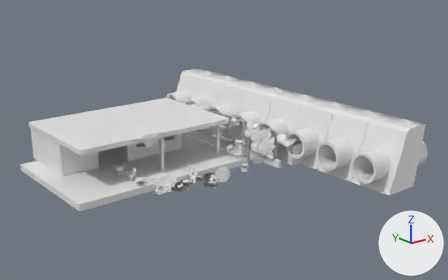
One commit to the FBX model DeferredStudy/Assets/Resources/Demo/7kuaiTest/ArtRes/ArtRes.fbx: the scene before it, then after it.
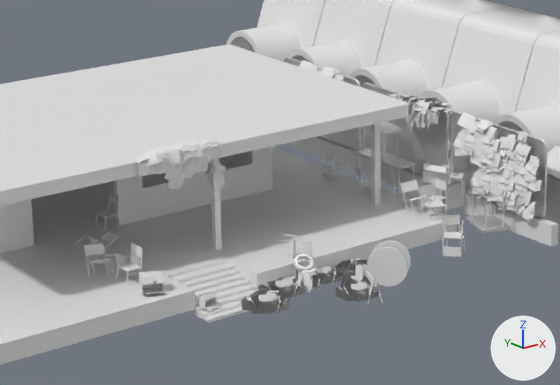
Each version is shown whole from a 50 mm lens placed at (-27.2, -73.2, 25.7), pointed at (19.3, -15.2, 2.5), then close up on the part from 19% to 63% of the width and 29% to 77% of the height. Arrows for +X, +Y and +Z are at lower right; the lights stay in place. The older version's two pictures come first. Where no turn or scale is listed for an object, it has been applied to the vertices.

In view in the first close-up: 'Ivy_1', 'Ivy_2.001', 'Ivy_3', 'SM_metal_fence_01.002', '柱体', '立方体', '立方体.001', '立方体.002', '立方体.003', '立方体.006', '立方体.007', '立方体.010' and 17 more.
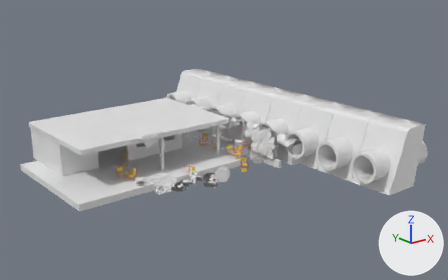
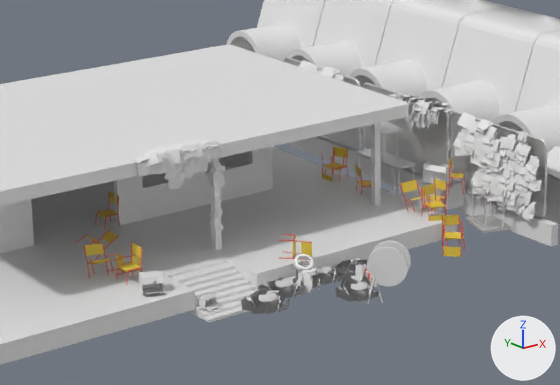
Pixel boxes (x1, y1, x2, y2) of what changed, in the close-ups (560 x 385 px):
part 1 of me_立方体_016, recoloured
    both: (76, 146, 466, 285)
part 2 of me_立方体_016, recoloured
    both: (322, 147, 464, 257)
part 3 of me_立方体_016, recoloured (white to yellow)
    both: (84, 231, 142, 272)
part 4 of me_立方体_016, recoloured (darker)
    both: (97, 192, 118, 218)
part 5 of me_立方体_016, recoloured (white to yellow)
    both: (292, 236, 312, 258)

The edits, one by one:
Material '材质.001' (mat_材质_001) is new.
Its base color is (0.8, 0.102, 0.0783) (red #e75a4f).
Material '材质.002' (mat_材质_002) is new.
Its base color is (0.8, 0.573, 0.0607) (yellow #e7c746).
me_立方体_016 has 15936 vertices, 10995 faces and spans x -1.4..16.8, y -3.6..6.7, z -1.9..1.6.
me_立方体_016 is used by ob_立方体_010; location (6.46, -14.34, 0.52).
me_立方体_016 part 1: 7360 of the faces centred in x -1.3..16.8, y -3.6..6.7, z -1.9..1.5 switch from no material to mat_材质_001 (red #e75a4f).
me_立方体_016 part 2: 2270 of the faces centred in x 13.8..16.8, y -3.5..6.2, z -1.9..1.5 switch from no material to mat_材质_002 (yellow #e7c746).
me_立方体_016 part 3: 910 of the faces centred in x -1.2..1.0, y -0.4..3.3, z -0.5..0.8 switch from no material to mat_材质_002 (yellow #e7c746).
me_立方体_016 part 4: 228 of the faces centred in x 2.3..3.0, y 5.9..6.7, z -0.1..0.8 switch from no material to mat_材质_002 (yellow #e7c746).
me_立方体_016 part 5: 227 of the faces centred in x 6.5..7.0, y -2.7..-1.6, z -0.6..0.2 switch from no material to mat_材质_002 (yellow #e7c746).
